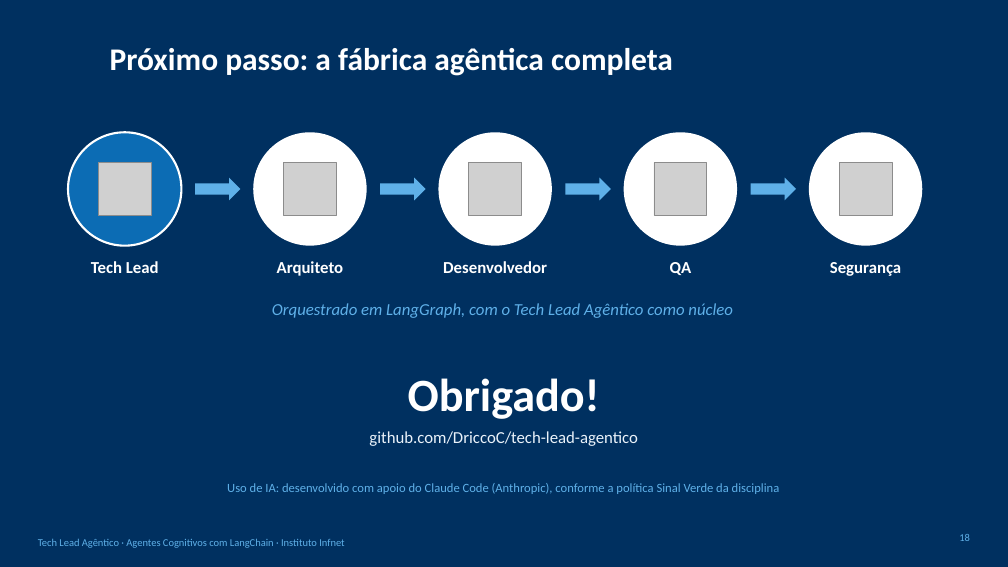
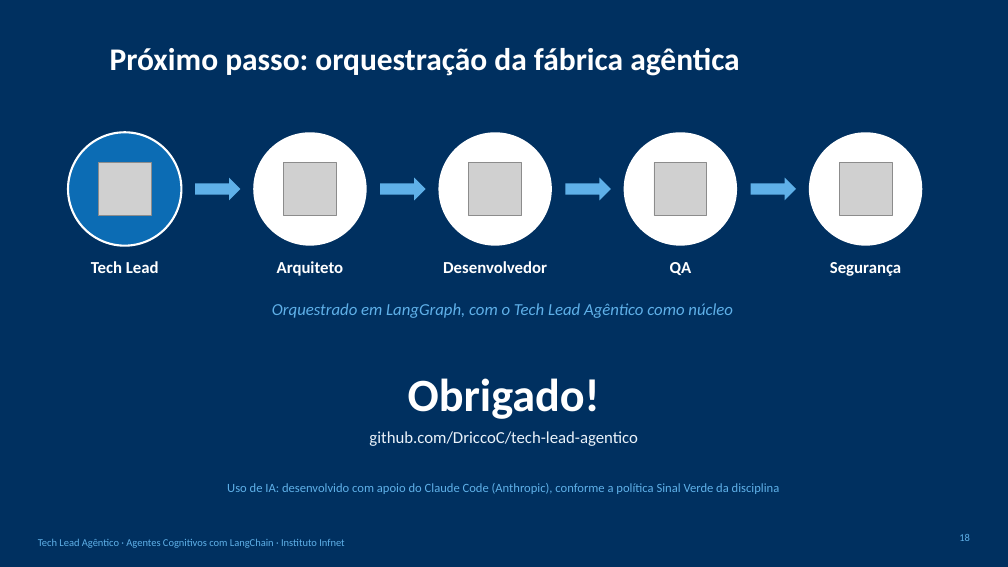
Before and after one commit to DriccoC/tech-lead-agentico, a slide deck: slide 18 of relatorio/apresentacao_tech_lead_agentico.pptx. Drawn at 1008x567 pixels with LibreOffice and Linux fonts; fonts in the diff are those of the drawing; grey boxes stand for pictures; background and template pictures are left out. Boxes give left, top, right and bottom in pixels: in the first picture for what was removed or moved away, otherwise in the second. Text is boxed around its words. In the diff, an @@ line names an element or a change of style, - is before the commit and + after.

```diff
--- a/relatorio/apresentacao_tech_lead_agentico.pptx
+++ b/relatorio/apresentacao_tech_lead_agentico.pptx
@@ title at (110, 48, 739, 76): text changed @@
-Próximo passo: a fábrica agêntica completa
+Próximo passo: orquestração da fábrica agêntica
```
Also in this commit, not shown: 2 slides removed.
